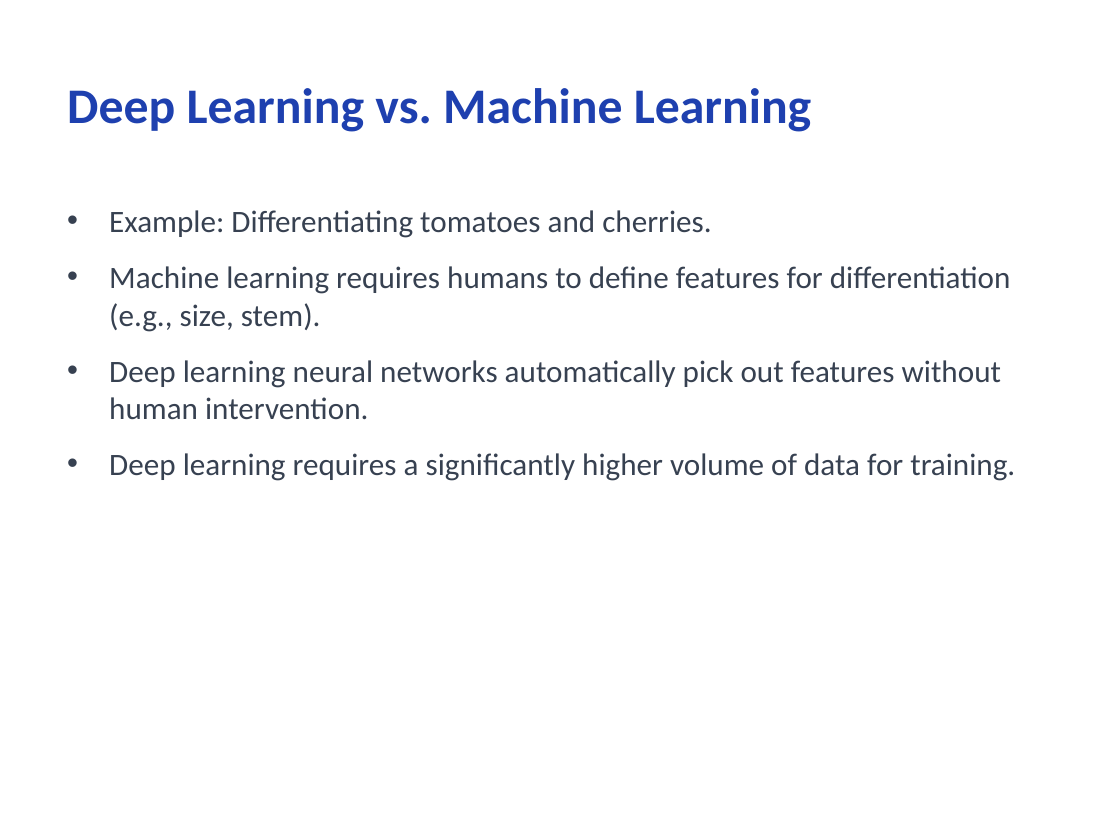
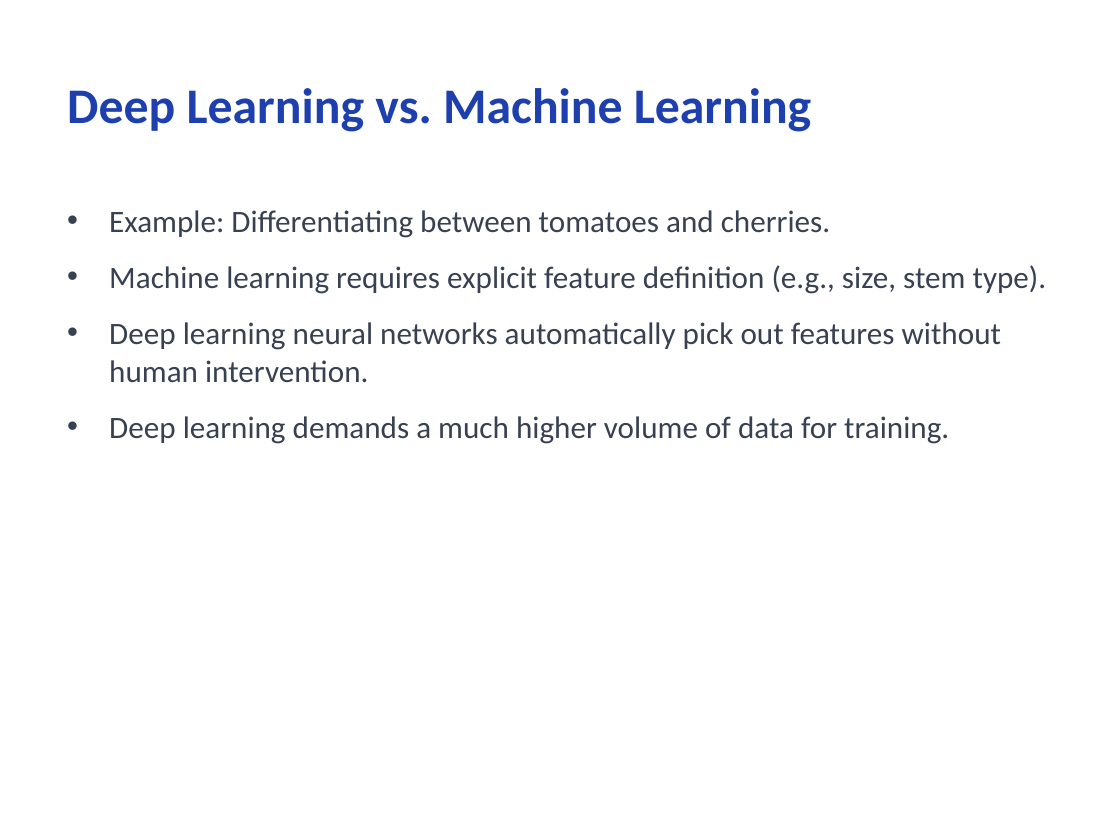
Before and after one commit to CodeByMonil/Lecture-Notes-Processor, a slide deck: slide 5 of outputs/slides/monil_Deep-Learning.pptx. Drawn at 1120x840 pixels with LibreOffice and Linux fonts; fonts in the diff are those of the drawing. Boxes give left, top, right and bottom in pixels: in the first picture for what was removed or moved away, otherwise in the second. Text is boxed around its words. In the diff, an @@ line names an element or a change of style, - is before the commit and + after.

```diff
--- a/outputs/slides/monil_Deep-Learning.pptx
+++ b/outputs/slides/monil_Deep-Learning.pptx
@@ text at (109,210,1047,294): text changed @@
-• Example: Differentiating tomatoes and cherries.
-• Machine learning requires humans to define features for differentiation (e.g., size, stem).
+• Example: Differentiating between tomatoes and cherries.
+• Machine learning requires explicit feature definition (e.g., size, stem type).
@@ text at (109,416,949,444): text changed @@
-• Deep learning requires a significantly higher volume of data for training.
+• Deep learning demands a much higher volume of data for training.
```
Also in this commit, not shown: 8 other slides changed, 15 other files.
